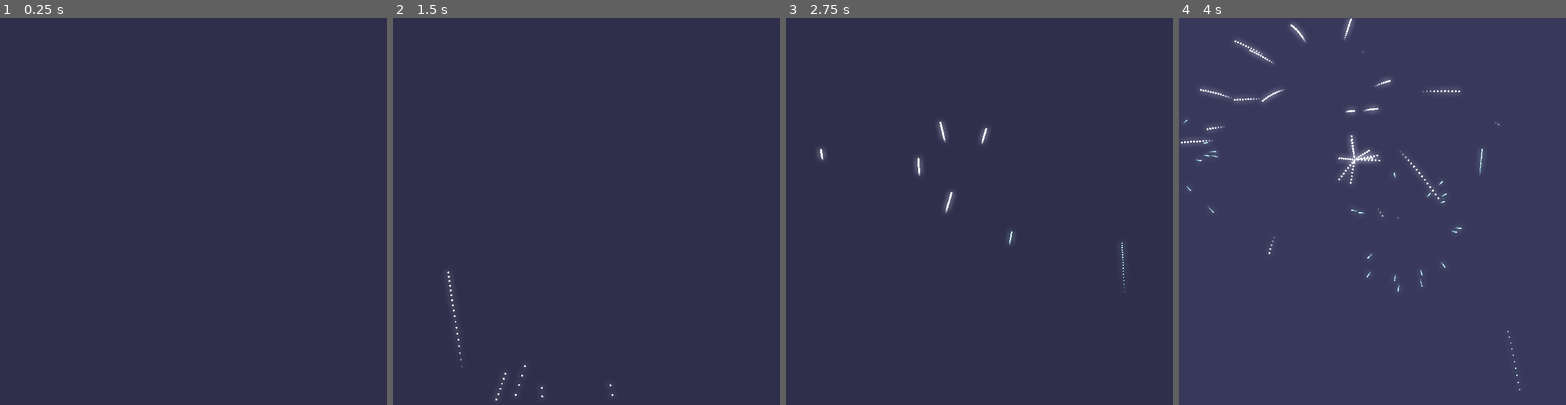
Above: before the commit, frames 1-4 (left to right).
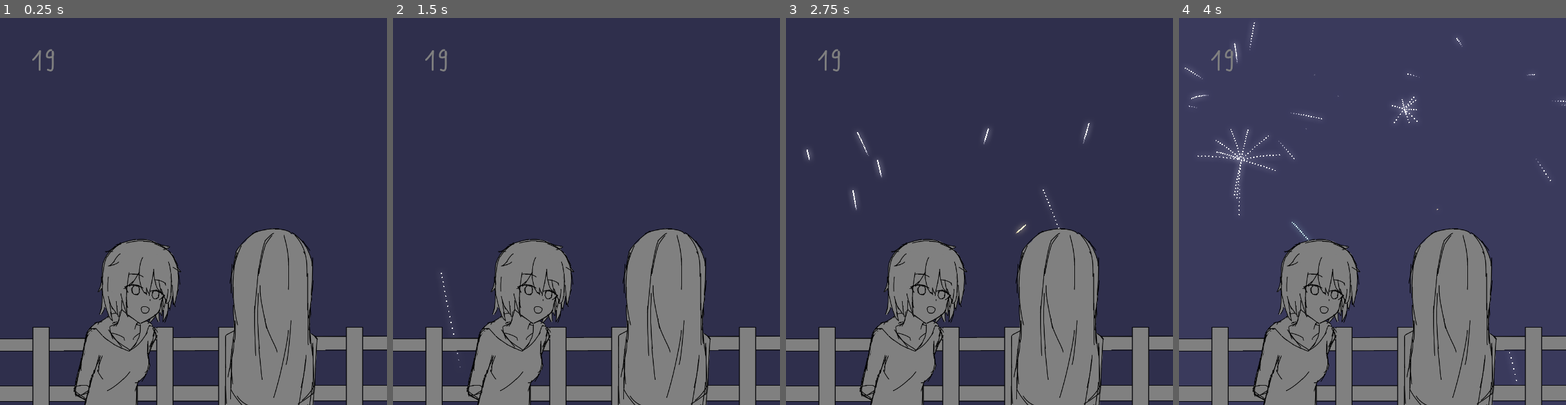
Above: after the commit, the same moments.

Repository: TripleCubes/AnimeSketch2023sSketchtoberDay19th
Game: Godot game, scene res://Scenes/main.tscn
The game is run twice, just before and just after one commit, with the same random seed, the same clock (stepped at 60 frames per second) and the same inputs.
Inputs (mouse positions are in pixels of both pictures, inside the frame that each line leads up to):
- Up to frame 1 (0.25 s): no input
- Up to frame 2 (1.5 s): tap Enter at 0.5 s; move the mouse to (671, 192) at 0.52 s; click (671, 192) at 0.6 s; tap Space at 1.25 s; move the mouse to (509, 230) at 1.27 s; tap 2 (KEY_2) at 1.35 s
- Up to frame 3 (2.75 s): click (902, 230) at 1.55 s; move the mouse to (1018, 126) at 2.02 s; click (1018, 126) at 2.1 s
- Up to frame 4 (4 s): move the mouse to (1353, 288) at 2.77 s; click (1353, 288) at 2.85 s; move the mouse to (1488, 269) at 3.52 s; tap 2 (KEY_2) at 3.6 s; click (1488, 269) at 3.8 s

The runs differ from the first frame. In frame 1, 23% of the frame differs, in the area x 0-100%, y 8-100%; in frame 2, 23%; in frame 3, 24%; in frame 4, 25%, in the area x 0-100%, y 0-100%.

Commit message:
Add character drawing

Diff:
--- a/Fireworks/Scenes/main.tscn
+++ b/Fireworks/Scenes/main.tscn
@@ -1,10 +1,11 @@
-[gd_scene load_steps=13 format=3 uid="uid://wcw48a7wirak"]
+[gd_scene load_steps=14 format=3 uid="uid://wcw48a7wirak"]
 
 [ext_resource type="Script" path="res://Scripts/main.gd" id="1_2r0h1"]
 [ext_resource type="Script" path="res://Scripts/Fireworks/firework_launcher.gd" id="2_la56c"]
 [ext_resource type="Shader" path="res://Shaders/horizontal_blur.gdshader" id="3_mt32h"]
 [ext_resource type="Shader" path="res://Shaders/vertical_blur.gdshader" id="4_h6am2"]
 [ext_resource type="Shader" path="res://Shaders/add.gdshader" id="5_hntl1"]
+[ext_resource type="Texture2D" uid="uid://bg5nuvqiic2mq" path="res://Assets/Sprites/_19.png" id="6_sh6ym"]
 
 [sub_resource type="ViewportTexture" id="ViewportTexture_b1a5d"]
 viewport_path = NodePath("FireworkLauncher")
@@ -83,3 +84,8 @@
 material = SubResource("ShaderMaterial_fueno")
 offset_right = 600.0
 offset_bottom = 600.0
+
+[node name="19" type="Sprite2D" parent="."]
+position = Vector2(300, 300)
+scale = Vector2(0.6, 0.6)
+texture = ExtResource("6_sh6ym")
--- a/Fireworks/Scripts/Fireworks/dynamic_firework_launch.gd
+++ b/Fireworks/Scripts/Fireworks/dynamic_firework_launch.gd
@@ -1,6 +1,6 @@
 extends Node
 
-var _firework_type_list: = [
+var firework_type_list: = [
 	Firework_0,
 	Firework_1,
 	Firework_2,
@@ -22,7 +22,7 @@
 			_launch_mixed()
 
 func _launch() -> void:
-	var firework_type = _firework_type_list[randi_range(0, 3)]
+	var firework_type = firework_type_list[randi_range(0, 3)]
 	for i in randi_range(2, 6):
 		if firework_type == Firework_3 and i > 3:
 			continue
@@ -35,7 +35,7 @@
 	var firework_3_count: int = 0
 
 	for i in randi_range(2, 5):
-		var firework_type = _firework_type_list[randi_range(0, 3)]
+		var firework_type = firework_type_list[randi_range(0, 3)]
 
 		if firework_type == Firework_3:
 			firework_3_count += 1
@@ -43,6 +43,6 @@
 		if firework_type == Firework_3 and firework_3_count > 2:
 			continue
 
-		GF.wait(randf_range(0.2, 0.8), func():
+		GF.wait(i * randf_range(0.5, 1.4), func():
 			firework_type.create_and_add(0)
 		)
--- a/Fireworks/Scripts/Fireworks/firework_0.gd
+++ b/Fireworks/Scripts/Fireworks/firework_0.gd
@@ -16,7 +16,7 @@
 
 	var firework: = BaseFirework.create(pos, dir, randf_range(200, 350), Color(1, 1, 1),
 										depth, exist_for_msec, randf_range(Consts.MAX_FIREWORK_H, Consts.MIN_FIREWORK_H),
-										randf_range(0.1, 0.5), 1.5,
+										randf_range(0.1, 0.5), 1,
 										5,
 										Firework_0._firework_draw, Firework_0._firework_update)
 
@@ -55,12 +55,12 @@
 		_pop_firework(firework)
 
 	if firework.trail_created * firework.trail_delay_msec < Time.get_ticks_msec() - firework.created_at_msec:
-		Trail_0.create_and_add(firework.actual_pos, Vector2(0, 0), Color(1, 1, 1), 1.5, 300)
+		Trail_0.create_and_add(firework.actual_pos, Vector2(0, 0), Color(1, 1, 1), 1, 300)
 		firework.trail_created += 1
 
 static func _pop_firework(firework: Dictionary) -> void:
 	for i in randf_range(7, 10):
-		create_and_add(firework.depth + 1, firework.pos, randf_range(500, 800))
+		create_and_add(firework.depth + 1, firework.pos, randf_range(400, 600))
 
 	GF.bkg_glow(1.3)
 	firework.remove_next_frame = true
--- a/Fireworks/Scripts/main.gd
+++ b/Fireworks/Scripts/main.gd
@@ -10,7 +10,8 @@
 
 func _process(_delta):
 	if Input.is_action_just_pressed("MOUSE_LEFT"):
-		Firework_2.create_and_add(0)
+		var firework_type = DynamicFireworkLaunch.firework_type_list[randi_range(0, 3)]
+		firework_type.create_and_add(0, GF.mouse_pos())
 
 	if Input.is_action_just_pressed("KEY_2"):
 		print(GV.firework_launcher.list.size())
Binary file added: Fireworks/Assets/Sprites/_19.png
Not shown, added: Fireworks/Assets/Sprites/_19.png.import
